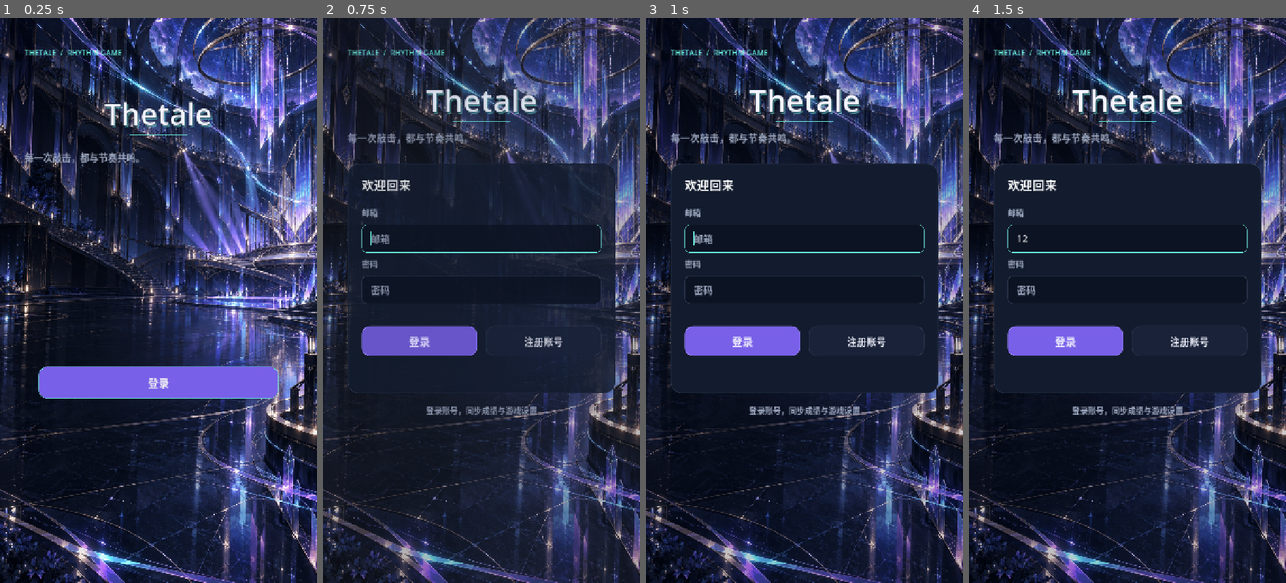
Above: before the commit, frames 1-4 (left to right).
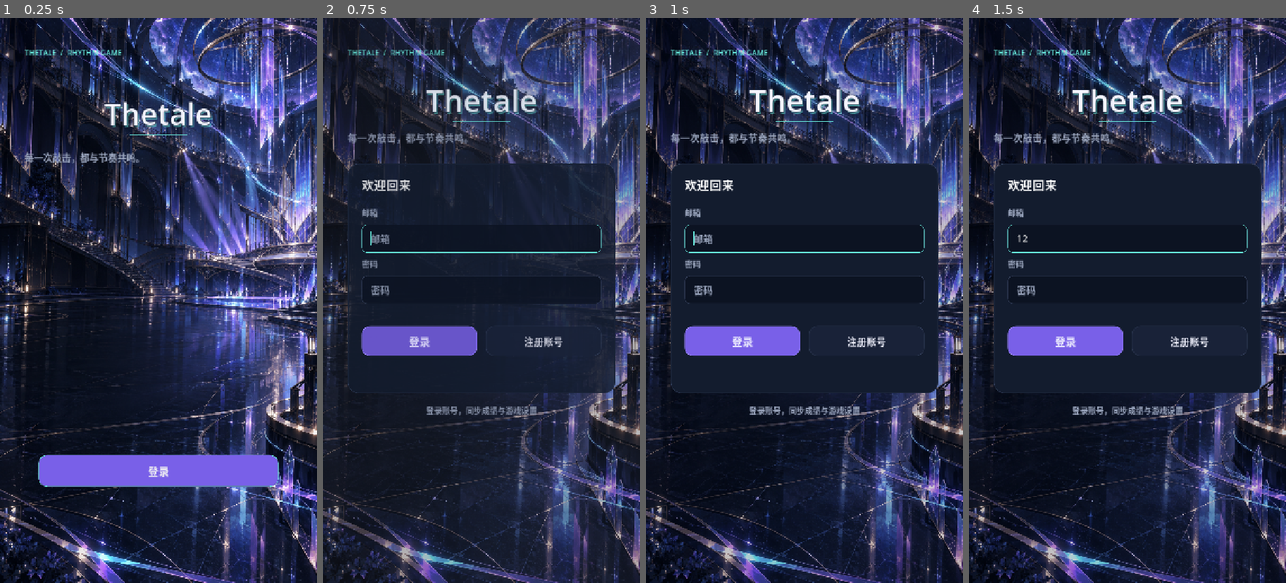
Above: after the commit, the same moments.

Repository: yznhyyg/1
Game: Godot game, scene res://entry.tscn
Two runs of this game, one before a commit and one after it. Both use one fixed random seed, a clock stepped at 60 frames per second and the inputs below.
Inputs (mouse positions are in pixels of both pictures, inside the frame that each line leads up to):
- Up to frame 1 (0.25 s): no input
- Up to frame 2 (0.75 s): click "登录" at 0.5 s
- Up to frame 3 (1 s): no input
- Up to frame 4 (1.5 s): click (1127, 238) at 1.27 s; type "12" at 1.35 s

The runs differ from the first frame. In frame 1, 8.6% of the frame differs, in the area x 12-88%, y 61-83%; in frame 2, nothing differs; in frame 3, nothing differs; in frame 4, nothing differs.

Commit message:
Save current local changes

Diff:
--- a/characters/catalog.json
+++ b/characters/catalog.json
@@ -14,8 +14,8 @@
 	"background": "res://assets/backgrounds/home_midnight_atrium.png"
   },
   {
-	"id": "qiche",
-	"name": "祁澈",
+	"id": "liao",
+	"name": "燎",
 	"title": "暮色中的听音者",
 	"description": "温和洒脱的唱片收藏家，喜欢在日落时分戴上耳机。他相信再细微的节奏，也值得被认真听见。",
 	"quote": "慢慢听，好风景总在下一拍。",
--- a/entry.gd
+++ b/entry.gd
@@ -33,7 +33,7 @@
 
 	login_button = Button.new()
 	login_button.text = "登录"
-	login_button.position = Vector2(88, 790)
+	login_button.position = Vector2(88, 990)
 	login_button.size = Vector2(544, 72)
 	login_button.z_index = 10
 	login_button.add_theme_font_size_override("font_size", 24)
--- a/login.tscn
+++ b/login.tscn
@@ -1,8 +1,8 @@
-[gd_scene format=3]
+[gd_scene format=3 uid="uid://du0uhbg7tqw16"]
 
-[ext_resource type="Script" path="res://login.gd" id="1_login"]
+[ext_resource type="Script" uid="uid://yyo3wlj4i45n" path="res://login.gd" id="1_login"]
 
-[node name="Login" type="Control"]
+[node name="Login" type="Control" unique_id=1301682557]
 layout_mode = 3
 anchors_preset = 15
 anchor_right = 1.0
--- a/main_menu.gd
+++ b/main_menu.gd
@@ -82,7 +82,7 @@
 	personal_rating_label.vertical_alignment = VERTICAL_ALIGNMENT_CENTER
 
 	start_button = Button.new()
-	start_button.text = "ENTER  →"
+	start_button.text = "ENTER"
 	start_button.position = Vector2(44, 618)
 	start_button.size = Vector2(224, 64)
 	UI.primary(start_button)
@@ -99,7 +99,7 @@
 	characters_button.pressed.connect(_open_characters)
 	add_child(characters_button)
 
-	var tip := UI.label(self, "TIP / 点击伙伴或按 C，查看角色。", Rect2(44, 1168, 592, 56), 16, UI.MUTED)
+	var tip := UI.label(self, "Tips ： ~", Rect2(44, 1168, 592, 56), 16, UI.MUTED)
 	tip.autowrap_mode = TextServer.AUTOWRAP_WORD_SMART
 	UI.reveal(self)
 
--- a/songs/grandeur/song.json
+++ b/songs/grandeur/song.json
@@ -1,6 +1,6 @@
 {
   "title": "Grandeur",
-  "constant": null,
+  "constant": 7.8,
   "chart": "grandeur.json",
   "music": "grandeur.ogg",
   "artwork": "grandeur.png",
--- a/songs/leisure/song.json
+++ b/songs/leisure/song.json
@@ -1,6 +1,6 @@
 {
   "title": "leisure",
-  "constant": null,
+  "constant": 8.5,
   "chart": "chart.json",
   "music": "music.ogg",
   "artwork": "artwork.png",
Not shown, added: assets/characters/mature_man_fullbody.png.import
Not shown, added: assets/characters/variants/qiche_longhair.png.import
Not shown, added: assets/characters/variants/wenxu_boxer_briefs.png.import
Not shown, added: assets/characters/variants/wenxu_shirtless.png.import
